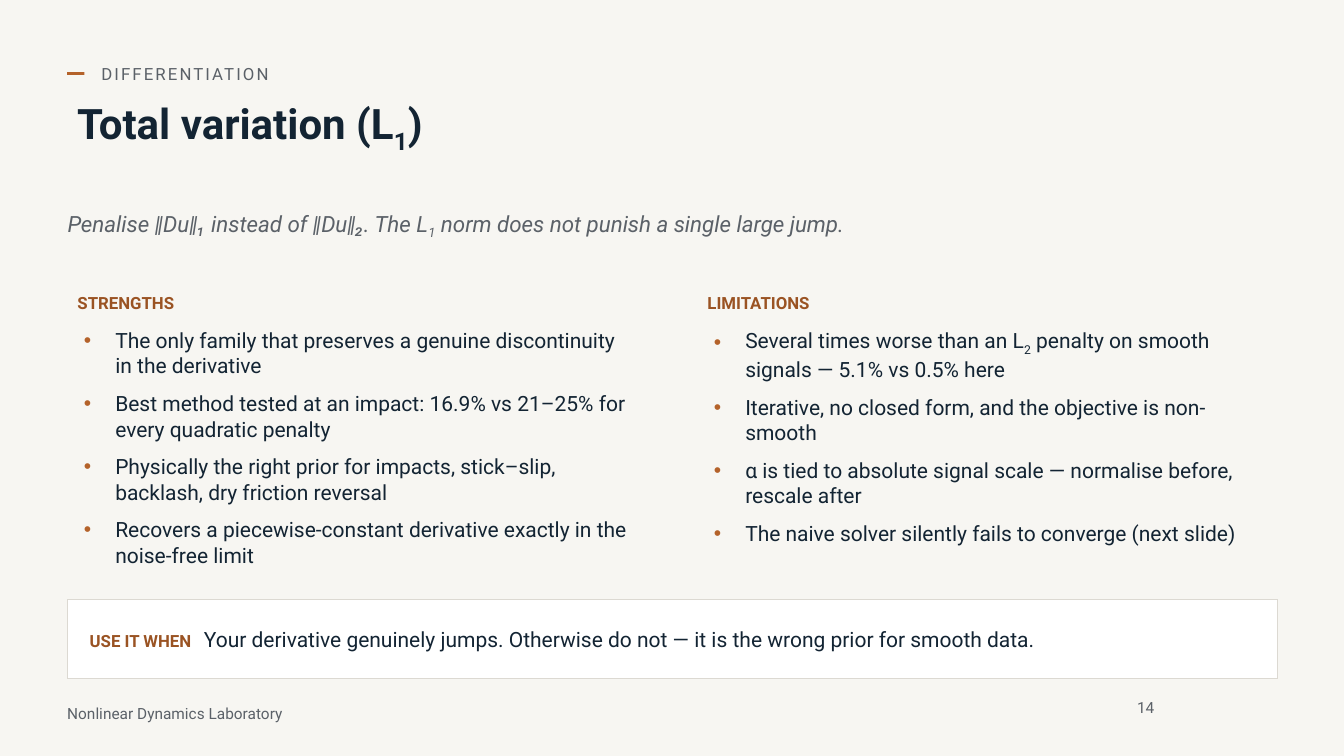
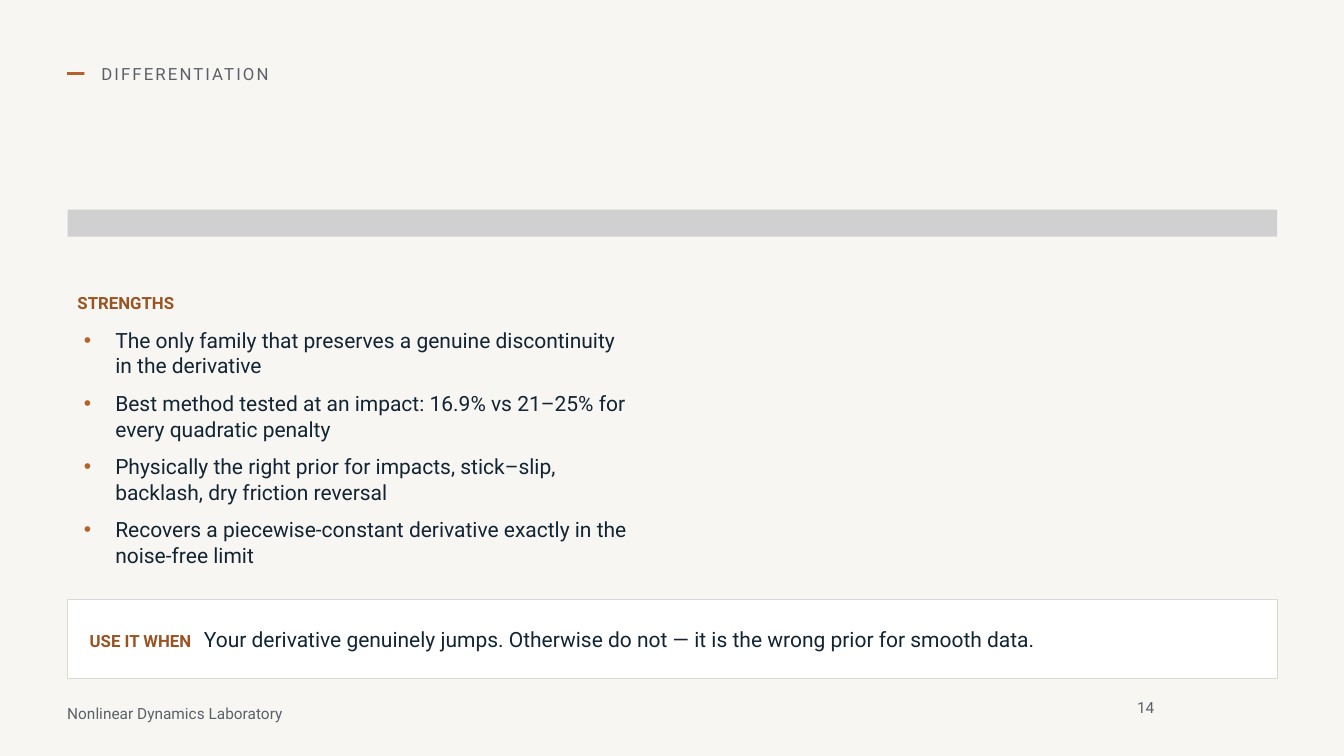
Before and after one commit to nld-uri/kinematics-toolbox, a slide deck: slide 14 of talk/differentiation_integration_talk.pptx. Drawn at 1344x756 pixels with LibreOffice and Linux fonts; fonts in the diff are those of the drawing; grey boxes stand for pictures; background and template pictures are left out. Boxes give left, top, right and bottom in pixels: in the first picture for what was removed or moved away, otherwise in the second. Text is boxed around its words. In the diff, an @@ line names an element or a change of style, - is before the commit and + after.

```diff
--- a/talk/differentiation_integration_talk.pptx
+++ b/talk/differentiation_integration_talk.pptx
@@ title removed at bbox=[77, 107, 346, 140] @@
-Total variation (L1)
@@ text removed at bbox=[68, 215, 844, 237] @@
-Penalise ‖Du‖₁ instead of ‖Du‖₂. The L1 norm does not punish a single large jump.
@@ picture added at bbox=[68, 210, 1277, 237] @@
@@ text removed at bbox=[707, 297, 1235, 546] @@
-LIMITATIONS
-• Several times worse than an L2 penalty on smooth signals — 5.1% vs 0.5% here
-• Iterative, no closed form, and the objective is non-smooth
-• α is tied to absolute signal scale — normalise before, rescale after
-• The naive solver silently fails to converge (next slide)
```
Also in this commit, not shown: 18 other slides changed, 1 other file.
